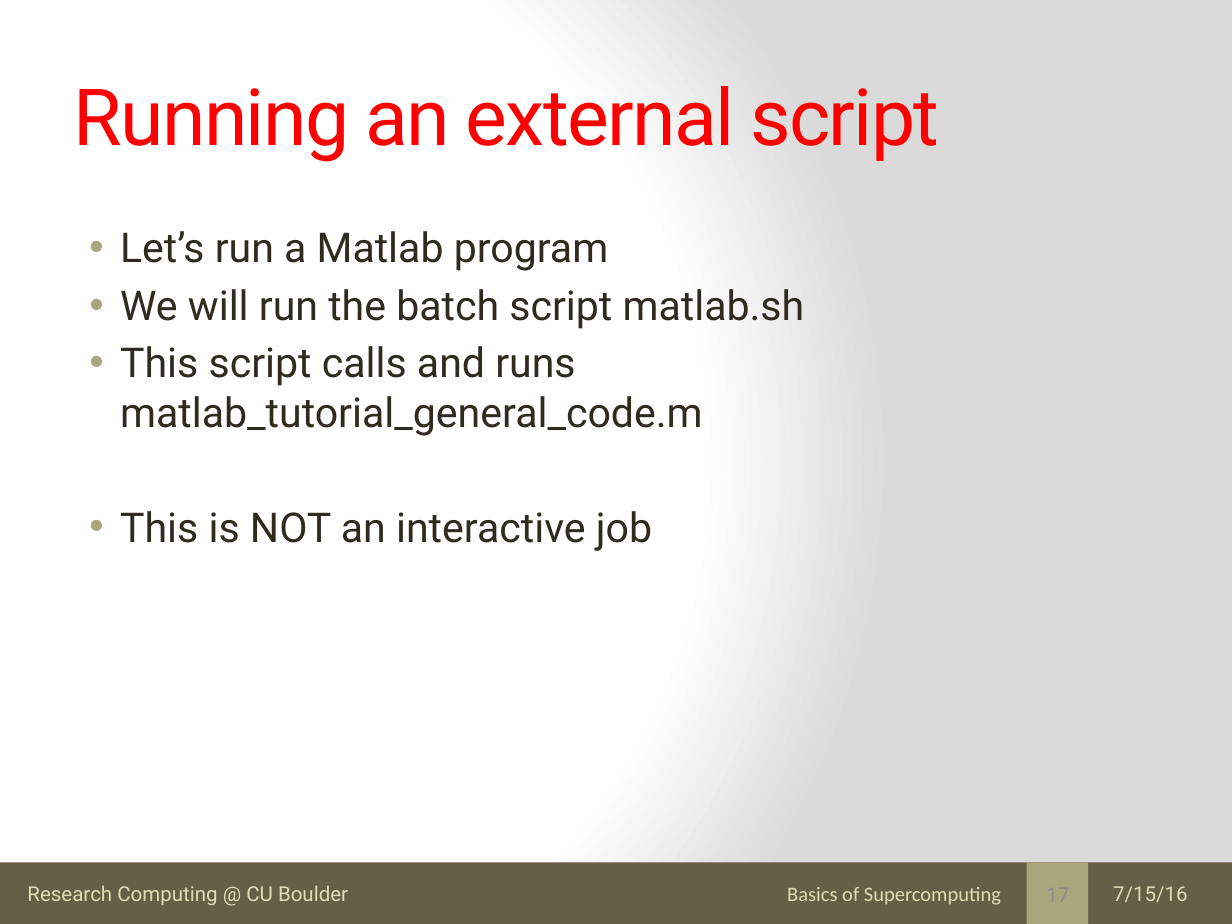
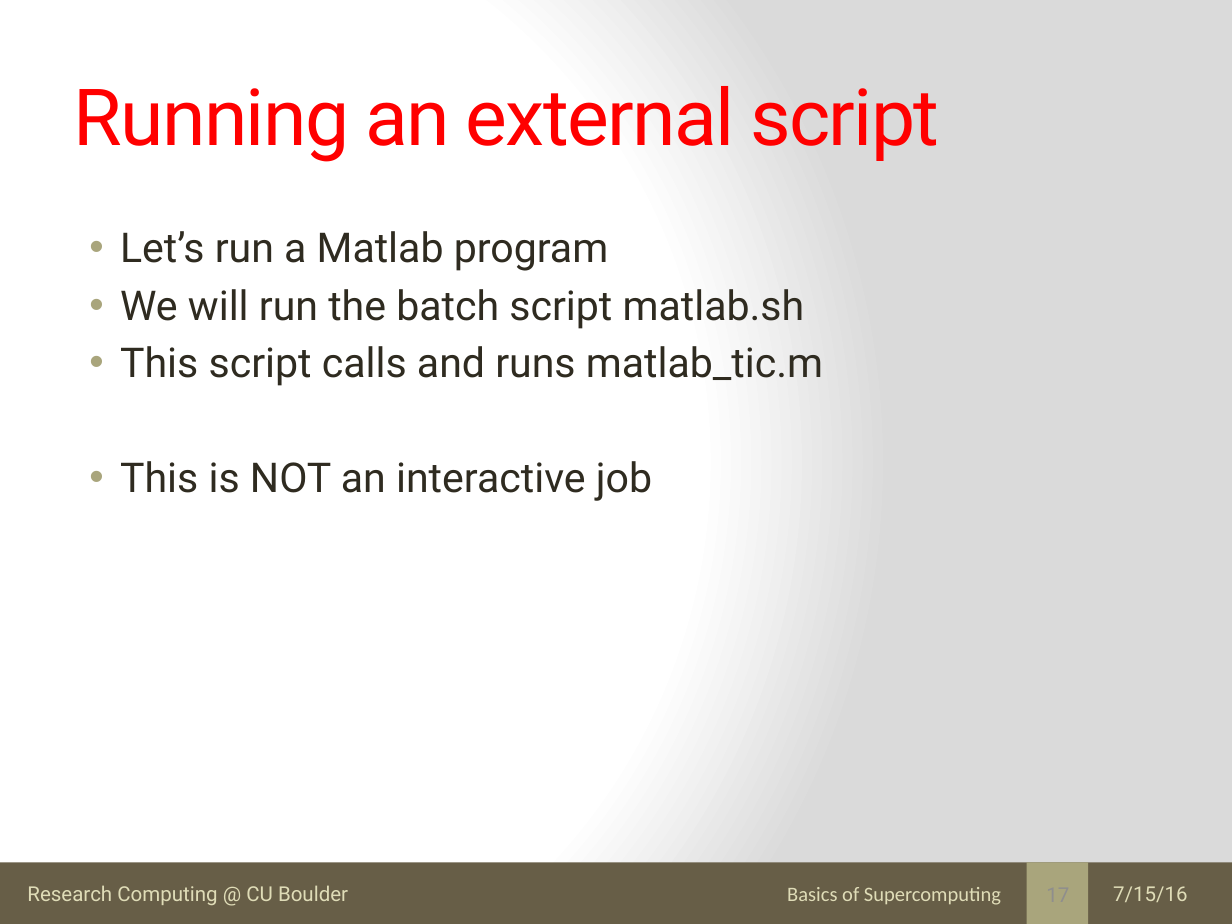
Before and after one commit to kkwinner/Final_Tutorials, a slide deck: slide 17 of Basics_Supercomputing/submitting_jobs_supercomputer.pptx. Drawn at 1232x924 pixels with LibreOffice and Linux fonts; fonts in the diff are those of the drawing. Boxes give left, top, right and bottom in pixels: in the first picture for what was removed or moved away, otherwise in the second. Text is boxed around its words. In the diff, an @@ line names an element or a change of style, - is before the commit and + after.

```diff
--- a/Basics_Supercomputing/submitting_jobs_supercomputer.pptx
+++ b/Basics_Supercomputing/submitting_jobs_supercomputer.pptx
@@ text at (x1=120, y1=346, x2=823, y2=386): text changed @@
-• This script calls and runs matlab_tutorial_general_code.m
+• This script calls and runs matlab_tic.m
```
Also in this commit, not shown: 3 other slides changed, 2 slides added, 1 other file.
